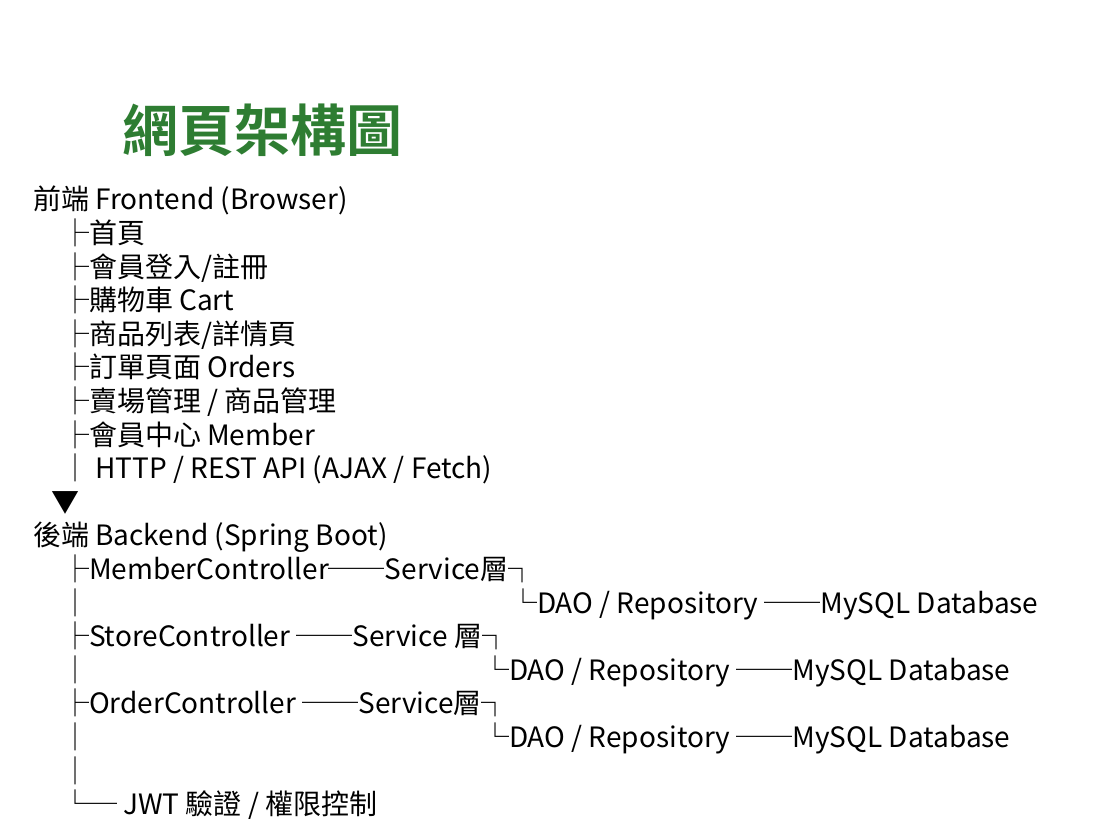
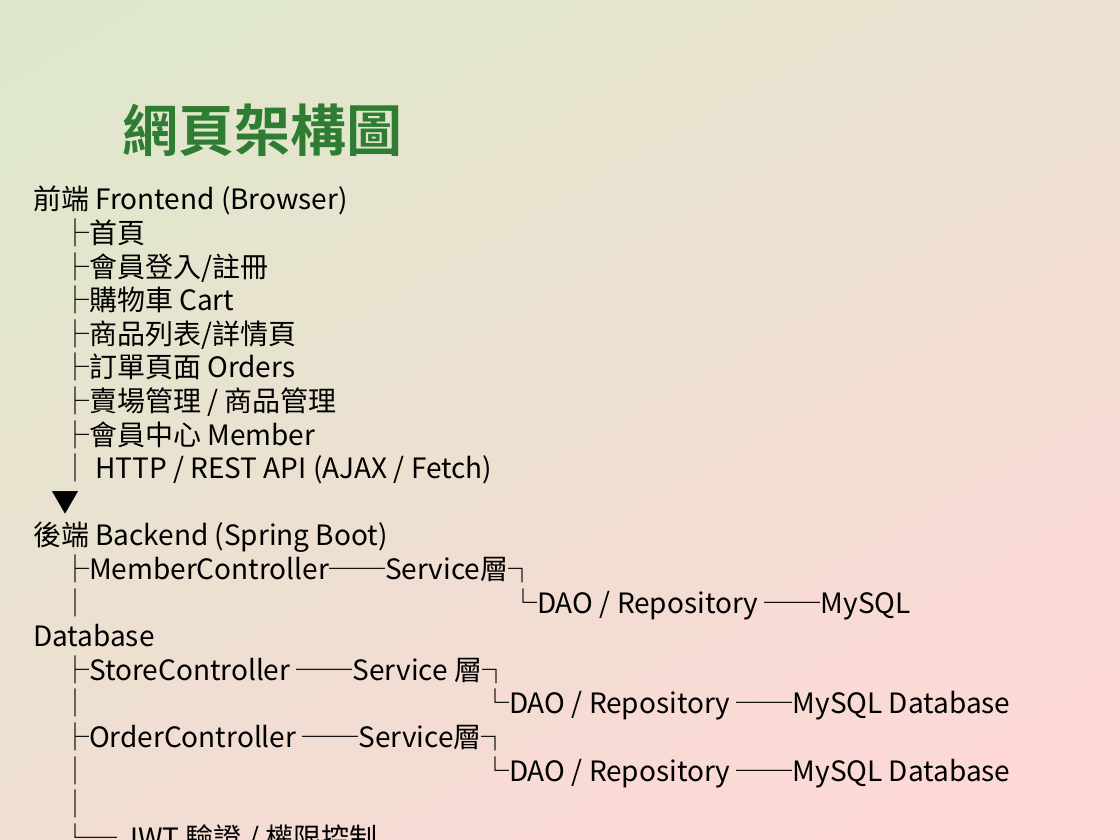
Before and after one commit to CYX1025/EasyBuyFarm, a slide deck: slide 7 of EasyBuyFarm_專案簡報.pptx. Drawn at 1120x840 pixels with LibreOffice and Linux fonts; fonts in the diff are those of the drawing. Boxes give left, top, right and bottom in pixels: in the first picture for what was removed or moved away, otherwise in the second. Text is boxed around its words. In the diff, an @@ line names an element or a change of style, - is before the commit and + after.

```diff
--- a/EasyBuyFarm_專案簡報.pptx
+++ b/EasyBuyFarm_專案簡報.pptx
@@ background #FFFFFF to gradient #DDE8CB to #FFD7D7 @@
@@ text "前端 Frontend (Browser)" rewrapped from [33,185,1038,817] to [33,185,1010,788] @@
```
Also in this commit, not shown: 16 other slides changed, 1 slide added.
